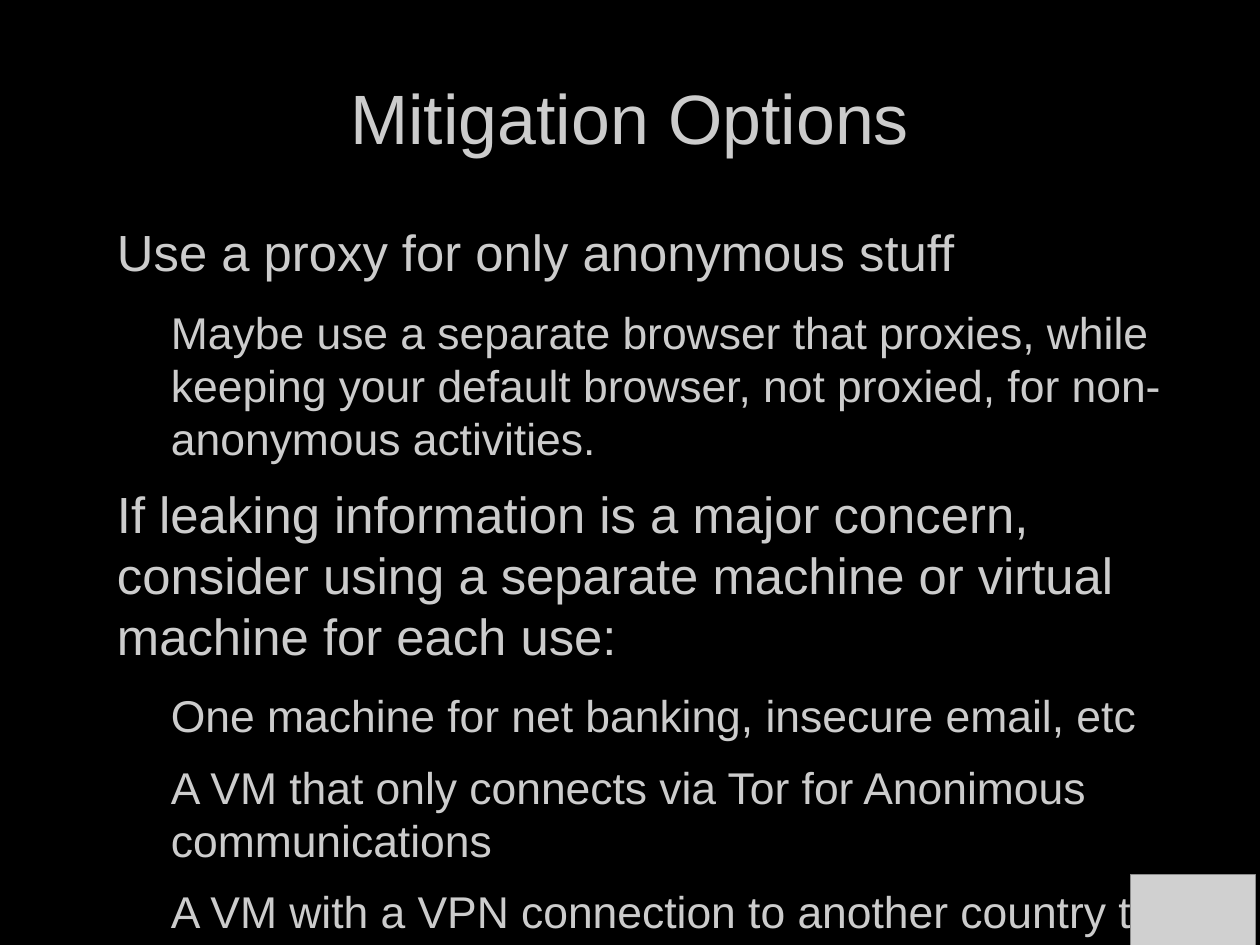
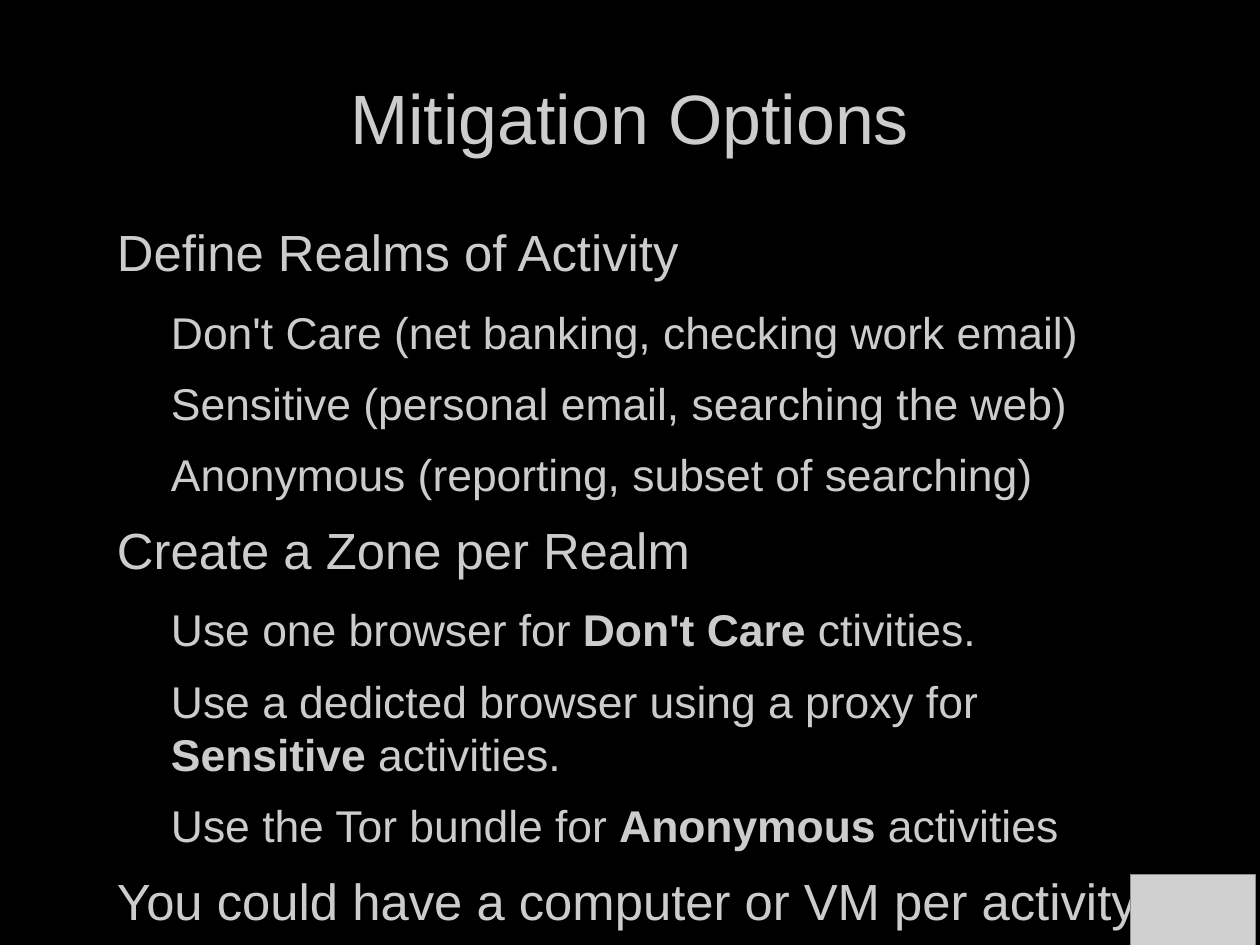
Before and after one commit to bendechrai/preso-security-privacy-anonymity, a slide deck: slide 42 of security-privacy-anonymity.odp (slide 35 before the commit). Drawn at 1260x945 pixels with LibreOffice and Linux fonts; fonts in the diff are those of the drawing; grey boxes stand for pictures; background and template pictures are left out. Boxes give left, top, right and bottom in pixels: in the first picture for what was removed or moved away, otherwise in the second. Text is boxed around its words. In the diff, an @@ line names an element or a change of style, - is before the commit and + after.

Commit message:
more text to screenshot conversion, a few extra bits to the last section

```diff
--- a/security-privacy-anonymity.odp
+++ b/security-privacy-anonymity.odp
@@ text at [117,234,1137,931]: text changed @@
-● Use a proxy for only anonymous stuff
-  − Maybe use a separate browser that proxies, while keeping your default browser, not proxied, for non-anonymous activities.
-● If leaking information is a major concern, consider using a separate machine or virtual machine for each use:
-  − One machine for net banking, insecure email, etc
-  − A VM that only connects via Tor for Anonimous communications
-  − A VM with a VPN connection to another country to avoid ISP logging and country censorship
+● Define Realms of Activity
+  − Don't Care (net banking, checking work email)
+  − Sensitive (personal email, searching the web)
+  − Anonymous (reporting, subset of searching)
+● Create a Zone per Realm
+  − Use one browser for Don't Care ctivities.
+  − Use a dedicted browser using a proxy for Sensitive activities.
+  − Use the Tor bundle for Anonymous activities
+● You could have a computer or VM per activity
```
Also in this commit, not shown: 3 other slides changed, 10 slides added, 2 slides removed.
